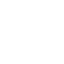
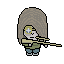
Comparing the layer stacks of the two 64 × 64 images. Changes:
showed group "Sniper" (14 layers) over (17, 7, 62, 56)
added group "Sniper Idle 2 #1" with 6 layers in group "Sniper" over (17, 7, 62, 56)
added layer "SniperGun #1" in group "Sniper Idle 2 #1" over (21, 36, 62, 47)
added layer "SniperHair #1" in group "Sniper Idle 2 #1" over (17, 7, 48, 45)
added layer "SniperFace #1" in group "Sniper Idle 2 #1" over (30, 30, 34, 38)
added layer "SniperEyepiece #1" in group "Sniper Idle 2 #1" over (24, 8, 35, 34)
added layer "Temp" in group "Sniper Idle 2 #1" over (19, 9, 48, 52)
added layer "Clothing -Sniper #1" in group "Sniper Idle 2 #1" over (26, 51, 39, 56)
